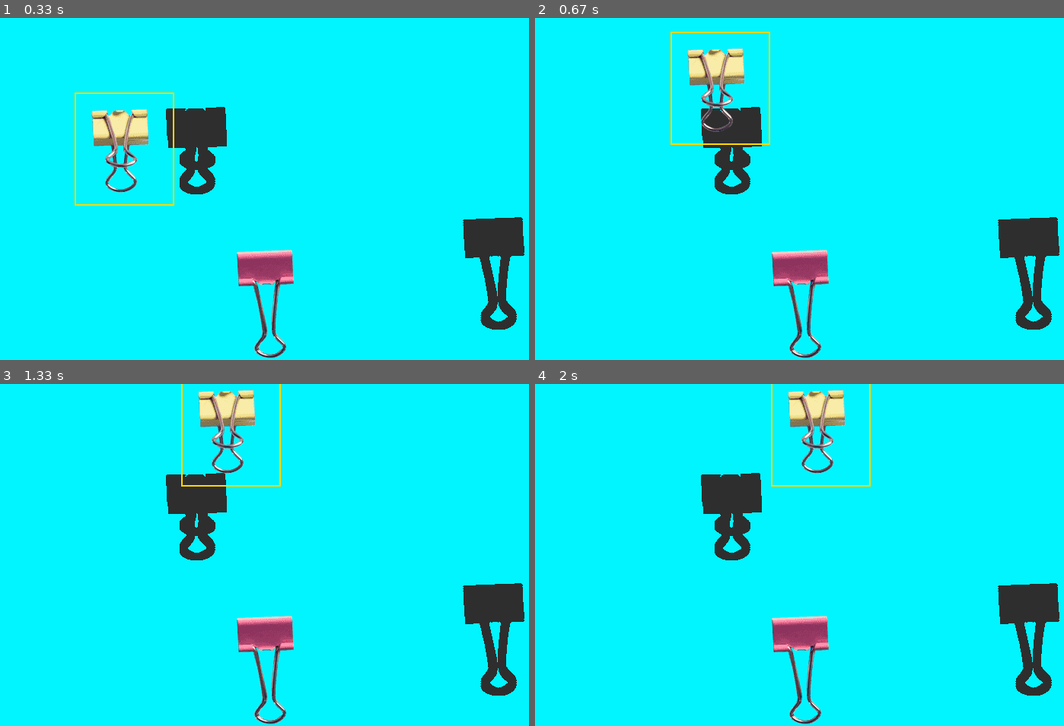
Above: before the commit, frames 1-4 (two rows, left to right).
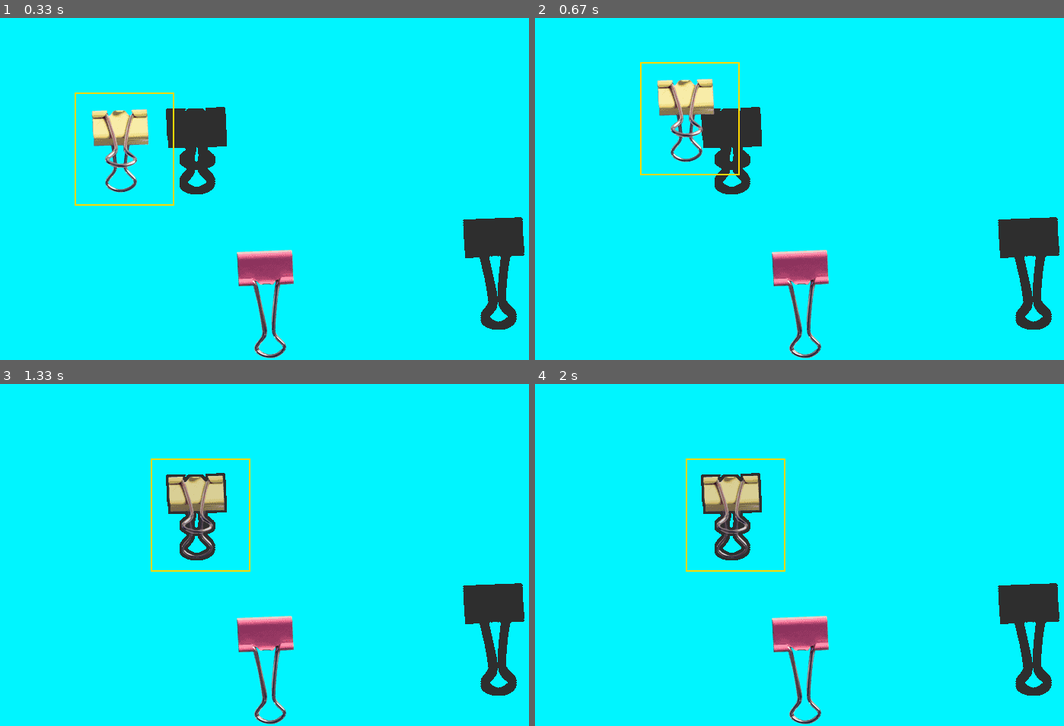
Above: after the commit, the same moments.

Repository: JoyYU271/2510-CSP1123-3-09
Game: pygame game, started from CSP project.py
Two runs of this game, one before a commit and one after it. Both use one fixed random seed, a clock stepped at 60 frames per second and the inputs below.
Inputs:
- Up to frame 1 (0.33 s): no input
- Up to frame 2 (0.67 s): hold W from 0.33 s (still down); hold Right from 0.33 s (still down)
- Up to frame 3 (1.33 s): release W at 0.8 s; release Right at 0.8 s; tap A at 0.83 s; hold Right from 1.17 s (still down); tap Space at 1.23 s
- Up to frame 4 (2 s): tap Space at 1.53 s; release Right at 1.63 s

Frame 1 is identical in both runs. In frame 2, 3.3% of the frame differs, in the area x 19-45%, y 4-46%; in frame 3, 3.2%; in frame 4, 3.3%.

Commit message:
Lol the speed was too fast

Diff:
--- a/CSP project.py
+++ b/CSP project.py
@@ -102,13 +102,13 @@
     #Movement keys (WASD or Arrows)
     if not obj.placed:
         if keys[pygame.K_LEFT] or keys[pygame.K_a]:
-            obj.rect.x -= 4
+            obj.rect.x -= 2
         if keys[pygame.K_RIGHT] or keys[pygame.K_d]:
-            obj.rect.x += 4
+            obj.rect.x += 2
         if keys[pygame.K_UP] or keys[pygame.K_w]:
-            obj.rect.y -= 4
+            obj.rect.y -= 2
         if keys[pygame.K_DOWN] or keys[pygame.K_s]:
-            obj.rect.y += 4
+            obj.rect.y += 2
 
     screen.fill('turquoise1')
 
